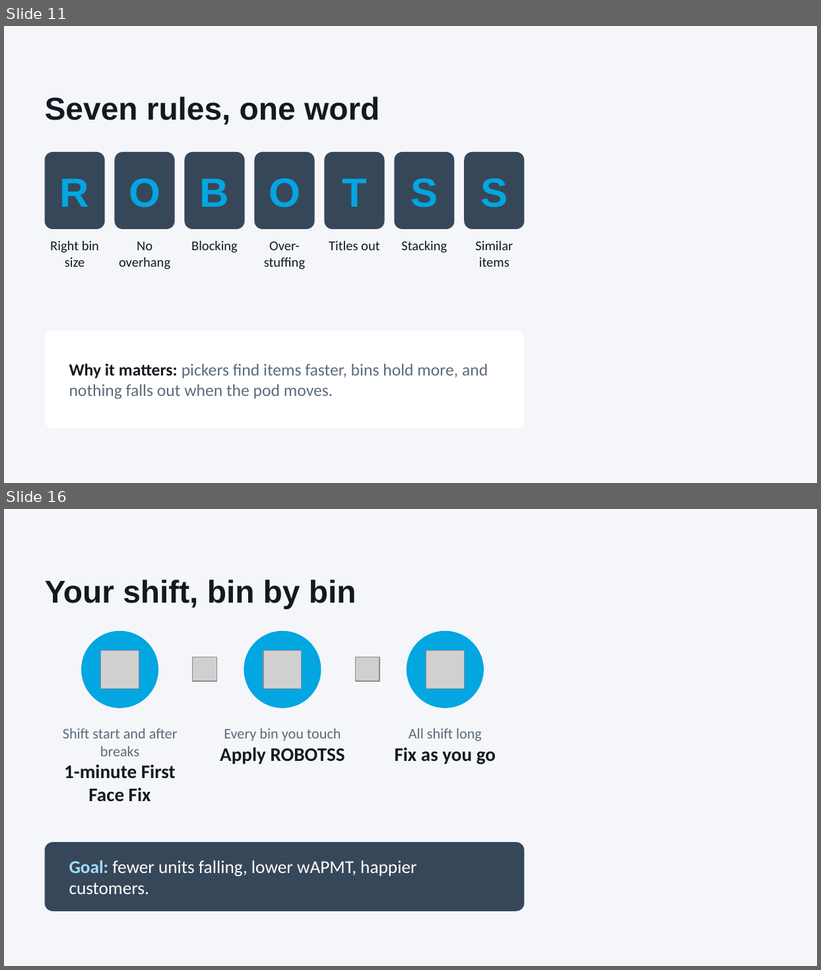
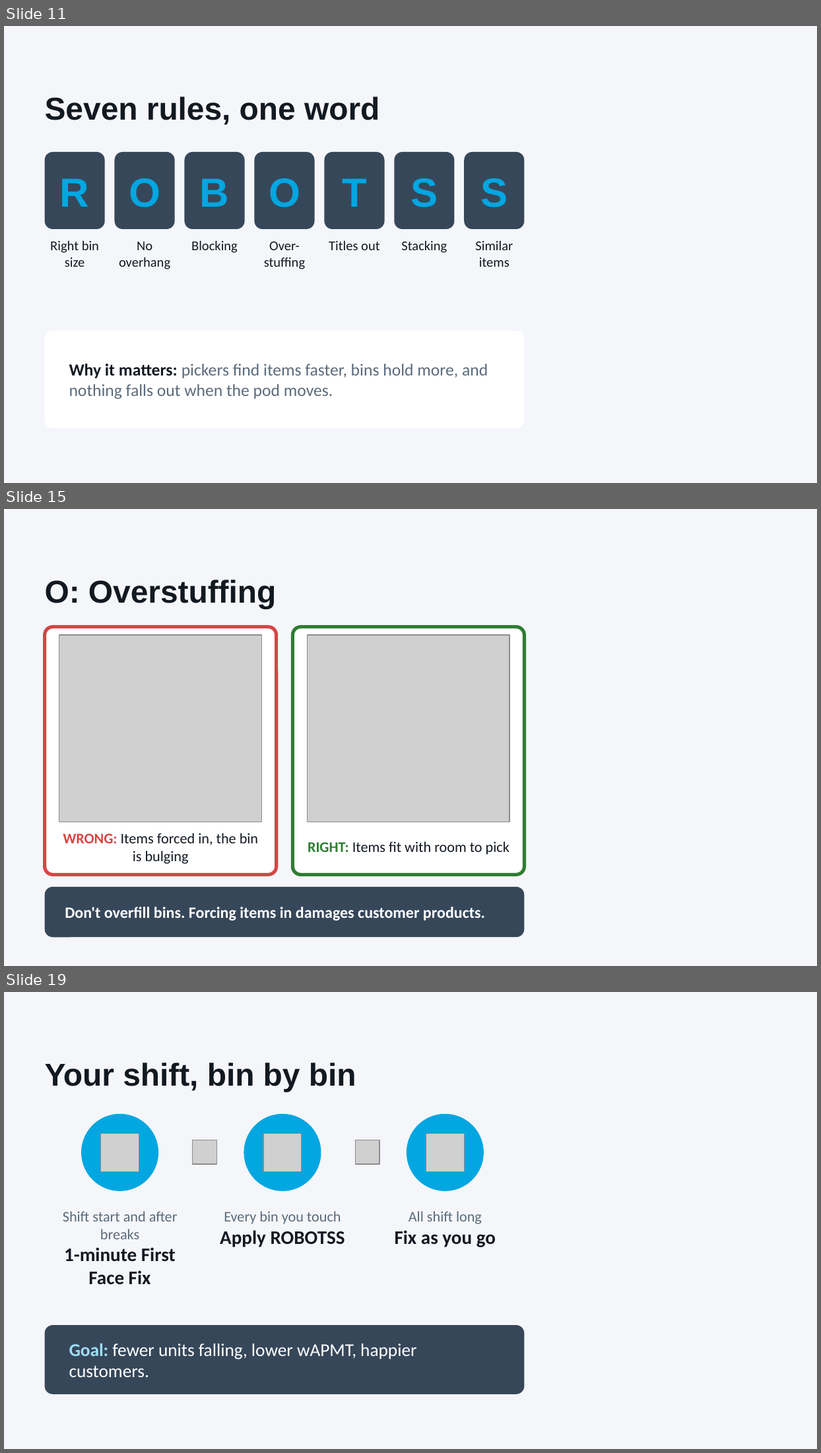
Before and after one commit to vanfryddie/beanstalkx, a slide deck: APMT_Coaching_Stow_FFF_ROBOTSS.pptx. Shown one above the other, each under a label of ours: slides 11 and 16 before the commit, slides 11, 15 and 19 after it; the slides between them are not shown. The pictures are 821x970 and 821x1453 pixels, drawn with LibreOffice and Linux fonts; fonts in the diff are those of the drawing; grey boxes stand for pictures; background and template pictures are left out. Boxes give left, top, right and bottom in pixels: in the first picture for what was removed or moved away, otherwise in the second. Text is boxed around its words. In the diff, an @@ line names an element or a change of style, - is before the commit and + after.

```diff
--- a/APMT_Coaching_Stow_FFF_ROBOTSS.pptx
+++ b/APMT_Coaching_Stow_FFF_ROBOTSS.pptx
@@ slide 15 added at bbox=[4, 509, 817, 966], background #F5F6FA @@
@@ title added at bbox=[45, 580, 276, 609], 28 pt, text #121921, bold @@
+O: Overstuffing
@@ rounded rectangle added at bbox=[45, 627, 277, 875], fill #FFFFFF, outline #D64545 3 pt @@
@@ rounded rectangle added at bbox=[292, 627, 524, 875], fill #FFFFFF, outline #2E7D32 3 pt @@
@@ picture added at bbox=[59, 635, 262, 822] @@
@@ picture added at bbox=[308, 635, 509, 822] @@
@@ text added at bbox=[63, 833, 258, 864], 13 pt, text #121921 @@
+WRONG: Items forced in, the bin is bulging
@@ text added at bbox=[308, 842, 510, 855], 13 pt, text #121921 @@
+RIGHT: Items fit with room to pick
@@ rounded rectangle added at bbox=[45, 887, 524, 937], fill #37475A @@
@@ text added at bbox=[65, 907, 485, 921], 14 pt, text #FFFFFF, bold @@
+Don't overfill bins. Forcing items in damages customer products.
@@ what was slide 16 is now slide 19 @@
```
Also in this commit, not shown: 1 slide changed, 5 other slides added, 3 slides removed, 1 other file.
